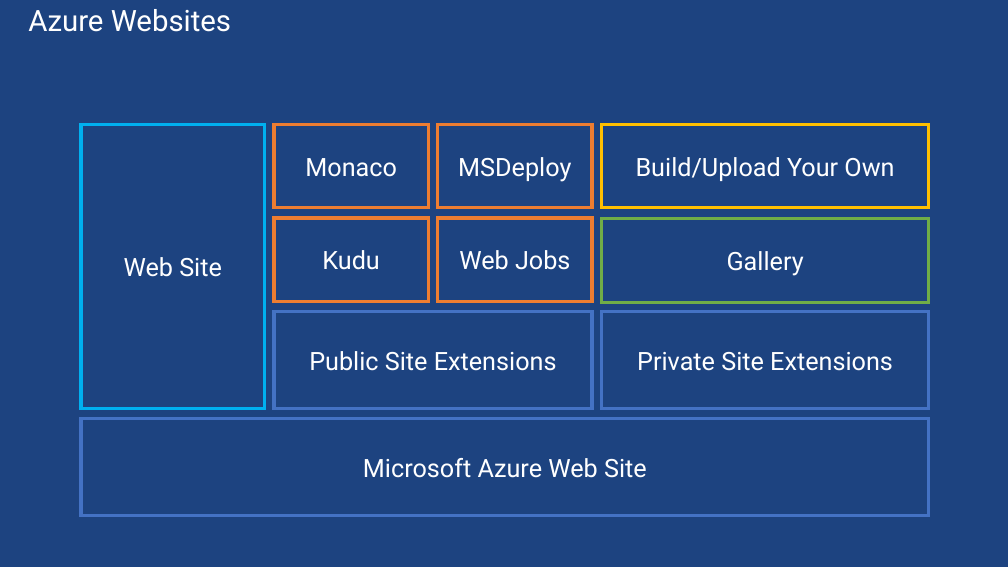
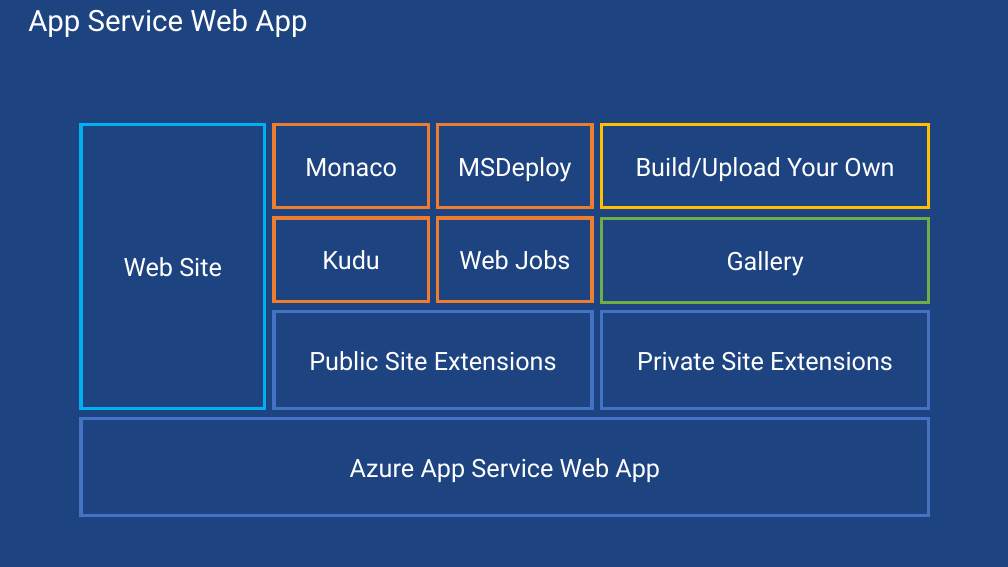
Before and after one commit to sack212/BasicAzureCamp, a slide deck: slide 52 of Presentation/Web/Web.pptx. Drawn at 1008x567 pixels with LibreOffice and Linux fonts; fonts in the diff are those of the drawing; background and template pictures are left out. Boxes give left, top, right and bottom in pixels: in the first picture for what was removed or moved away, otherwise in the second. Text is boxed around its words. In the diff, an @@ line names an element or a change of style, - is before the commit and + after.

```diff
--- a/Presentation/Web/Web.pptx
+++ b/Presentation/Web/Web.pptx
@@ text at (28, 9, 307, 37): text changed @@
-Azure Websites
+App Service Web App
@@ text in rectangle at (350, 458, 660, 482): text changed @@
-Microsoft Azure Web Site
+Azure App Service Web App
```
Also in this commit, not shown: 19 other slides changed, 3 slides removed, 1 other file.
